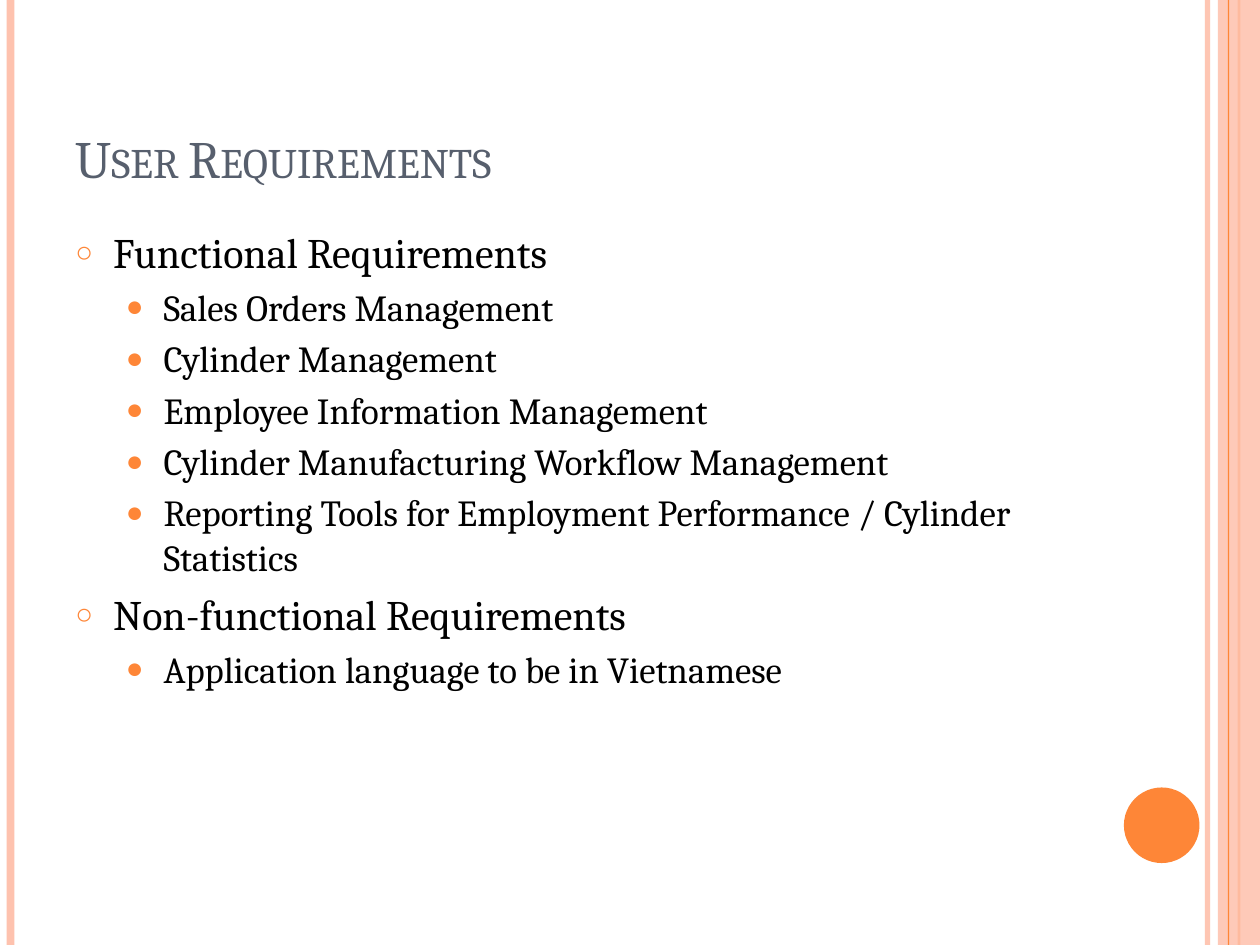
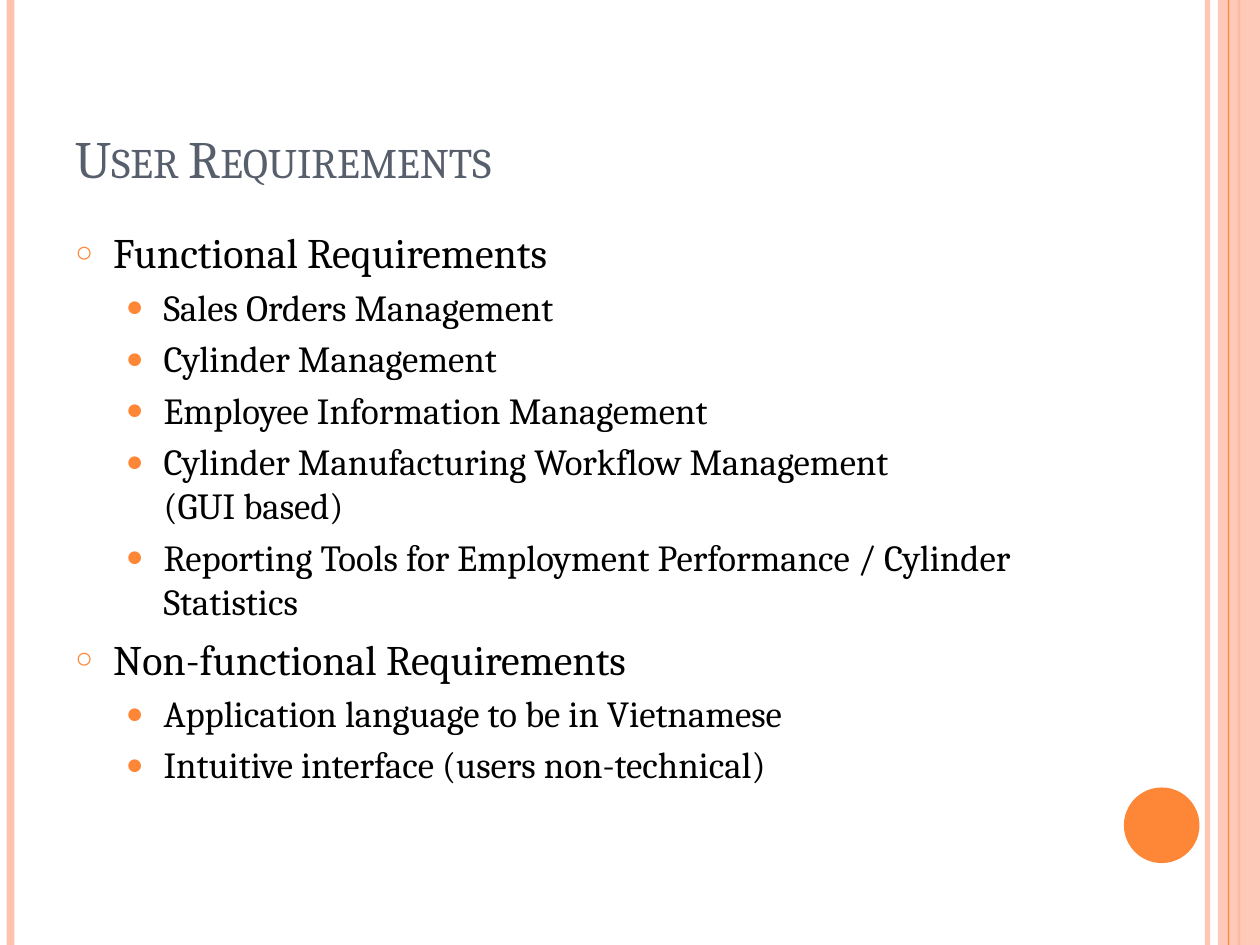
Before and after one commit to rankorth/cylinders-orders-management-system, a slide deck: slide 4 of Documentation/Management/Communications/Internal Correspondence/MTech Presentation [09 Apr 2011] (Alvin).pptx. Drawn at 1260x945 pixels with LibreOffice and Linux fonts; fonts in the diff are those of the drawing. Boxes give left, top, right and bottom in pixels: in the first picture for what was removed or moved away, otherwise in the second. Text is boxed around its words. In the diff, an @@ line names an element or a change of style, - is before the commit and + after.

```diff
--- a/Documentation/Management/Communications/Internal Correspondence/MTech Presentation [09 Apr 2011] (Alvin).pptx
+++ b/Documentation/Management/Communications/Internal Correspondence/MTech Presentation [09 Apr 2011] (Alvin).pptx
@@ text at (x1=164, y1=449, x2=889, y2=524): text changed @@
-  ● Cylinder Manufacturing Workflow Management
+  ● Cylinder Manufacturing Workflow Management
+    (GUI based)
@@ text at (x1=164, y1=752, x2=766, y2=783): paragraph added @@
+  ● Intuitive interface (users non-technical)
```
Also in this commit, not shown: 2 other slides changed.
